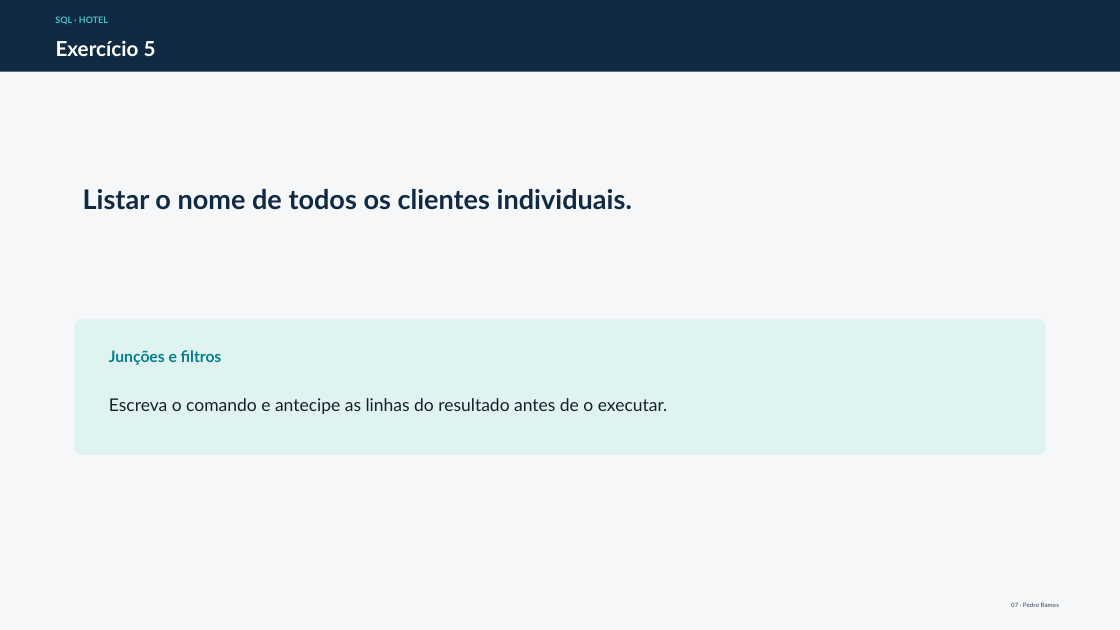
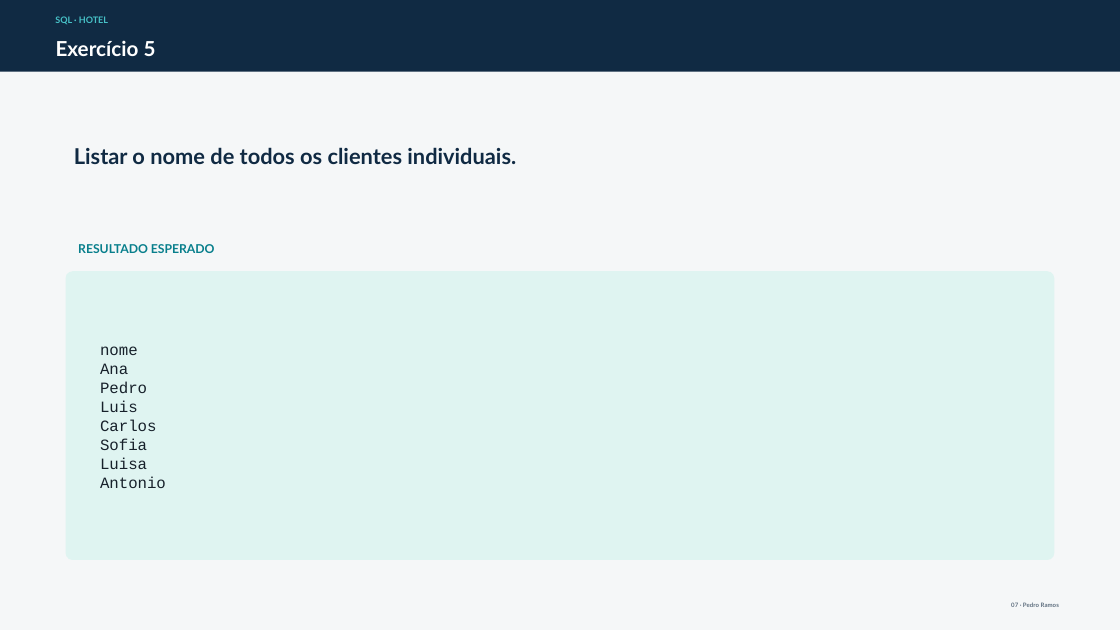
Before and after one commit to pnramos-iscte/docker, a slide deck: slide 7 of docs/exercicios-select-hotel/Exercicios_SELECT_Hotel_slides.pptx. Drawn at 1120x630 pixels with LibreOffice and Linux fonts; fonts in the diff are those of the drawing. Boxes give left, top, right and bottom in pixels: in the first picture for what was removed or moved away, otherwise in the second. Text is boxed around its words. In the diff, an @@ line names an element or a change of style, - is before the commit and + after.

```diff
--- a/docs/exercicios-select-hotel/Exercicios_SELECT_Hotel_slides.pptx
+++ b/docs/exercicios-select-hotel/Exercicios_SELECT_Hotel_slides.pptx
@@ text "Listar o nome de todos ...": place and size @@
-text "Listar o nome de todos ..." at bbox=[83, 189, 632, 210]
+text "Listar o nome de todos ..." at bbox=[74, 147, 516, 164]
@@ text "Listar o nome de todos ..." at bbox=[74, 147, 516, 164]: size 23.2 to 18.8 pt @@
@@ text added at bbox=[78, 244, 215, 253], 10.5 pt, text #087F8C, bold @@
+RESULTADO ESPERADO
@@ rounded rectangle: place and size @@
-rounded rectangle at bbox=[75, 319, 1046, 455]
+rounded rectangle at bbox=[66, 271, 1054, 560]
@@ rounded rectangle at bbox=[66, 271, 1054, 560]: proportions changed @@
@@ text at bbox=[100, 346, 166, 488]: text changed; size 15 to 13.5 pt; font Lato to Courier New @@
-Escreva o comando e antecipe as linhas do resultado antes de o executar.
+nome
+Ana
+Pedro
+Luis
+Carlos
+Sofia
+Luisa
+Antonio
@@ text removed at bbox=[109, 350, 222, 365] @@
-Junções e filtros
```
Also in this commit, not shown: 19 other slides changed, 2 other files.
